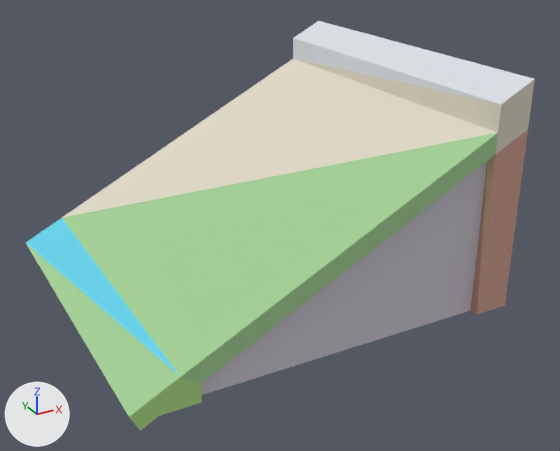
The glTF model example_game/world/props/roof.prop/model.glb: old version first, new version second.
Rendered twice from a 50 mm camera at (-1.8, -3.67, 2.13) aimed at (0.11, -0.18, 0.39). The lights are fixed; the arrows at lower left show +X, +Y and +Z. The first picture is the older version. Vertices at exactly the same position are counted once.

The scene before the commit, as lines of its bpy script (objects in view):
```python
me_model = bpy.data.meshes.new('model')
me_model.from_pydata(...)  # 34 vertices, 62 faces; spans x -1.07..1.07, y -1.0..1.0, z -0.02..1.28
me_model.materials.append(mat_style)
ob_model = bpy.data.objects.new('model', me_model)
ob_model.location = (0.0, 0.0, 0.0)
```
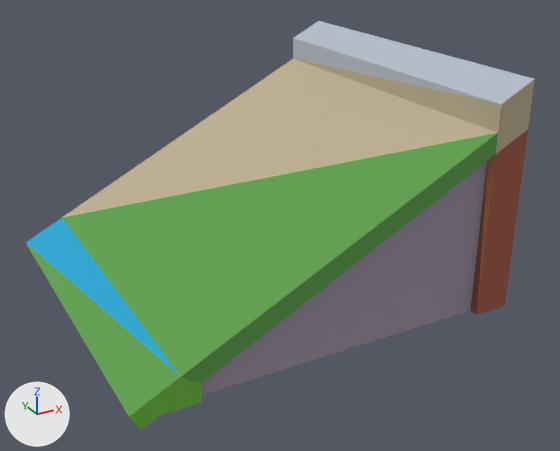
The edits, one by one:
me_model has 34 vertices, 62 faces and spans x -1.07..1.07, y -1.0..1.0, z -0.02..1.28.
me_model is used by ob_model.
me_model part 1: 19 faces centred in x -1.05..0.3, y -1.0..1.0, z -0.01..0.72 are repainted in the vertex colours; the middle colour goes from green #afde88 to green #6dbb40.
me_model part 2: 13 faces centred in x -0.87..1.07, y -0.98..0.95, z 0.02..0.36 are repainted in the vertex colours; the middle colour goes from light grey #cec9d3 to grey #9e95a6.
me_model part 3: 9 faces centred in x -0.73..1.0, y -1.0..1.0, z 0.06..0.66 are repainted in the vertex colours; the middle colour goes from beige #d0a090 to brown #a05a47.
me_model part 4: 7 faces centred in x -0.91..1.0, y -0.98..1.0, z 0.15..1.11 are repainted in the vertex colours; the middle colour goes from cyan #66d3ea to cyan #22a6d2.
me_model part 5: 7 faces centred in x 0.87..1.07, y -0.33..1.0, z 0.78..1.24 are repainted in the vertex colours; the middle colour goes from white #dbdfe5 to light grey #b4bcc8.
me_model part 6: 7 faces centred in x 0.3..1.0, y -1.0..0.97, z 0.62..1.16 are repainted in the vertex colours; the middle colour goes from pale yellow #dfd8c7 to beige #bdaf92.

What differs and where, as boxes [x1, y1, x2, y2] in the pictures (560 x 451 px):
part 1 of me_model, recoloured (darker): [26, 133, 498, 431] in both
part 2 of me_model, recoloured (light grey to grey): [201, 162, 487, 395] in both
part 3 of me_model, recoloured (beige to brown): [470, 130, 528, 314] in both
part 4 of me_model, recoloured (darker): [25, 218, 180, 376] in both
part 5 of me_model, recoloured (white to light grey): [293, 21, 534, 104] in both
part 6 of me_model, recoloured (pale yellow to beige): [63, 59, 535, 309] in both
